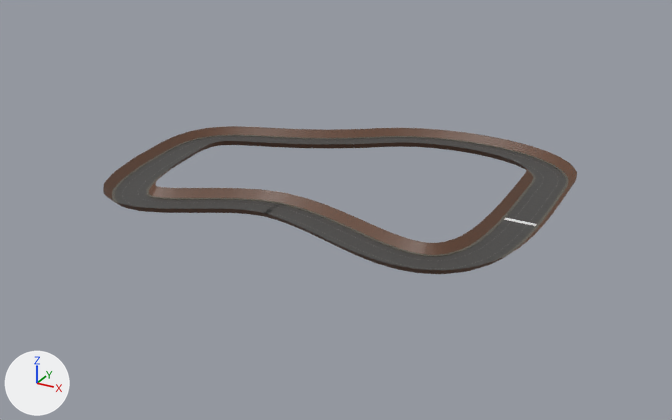
The FBX model Assets/race_track_1.fbx as it was, and as the next commit left it.
One viewpoint serves both versions: a 50 mm camera at (172.0, -303.0, 140.0) aimed at (5.0, 1.0, -12.0). Every picture has the same lights, and +X, +Y and +Z are marked at lower left. Objects named as collision shapes, trigger or cutter boxes, shadow casters or lower levels of detail are left out.

Script lines for the objects in view, before the commit:
```python
me_plane_003 = bpy.data.meshes.new('Plane.003')
me_plane_003.from_pydata(...)  # 2124 vertices, 1880 faces; spans x -81.0..92.0, y -63.0..76.0, z 0.0..3.0
# faces by material slot: [470, 940, 470]
me_plane_003.materials.append(mat_road)  # picture img_road_png
me_plane_003.materials.append(mat_cobblestone)  # picture img_cobblestone_png
me_plane_003.materials.append(mat_ground)  # picture img_ground_png
ob_road = bpy.data.objects.new('Road', me_plane_003)
ob_road.location = (0.0, 0.0, 0.0)
```
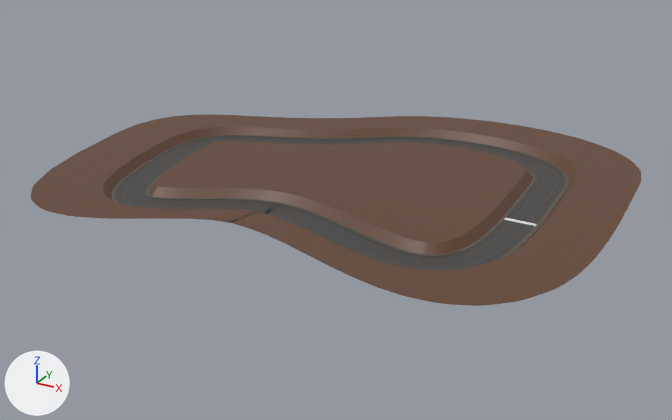
Pixel boxes (x1, y1, x2, y2) of what changed, in the pictures (672 x 420 px):
```json
{"object": "Land", "change": "added", "after": [31, 114, 641, 306], "on screen": "brown"}
{"object": "Land.001", "change": "added", "after": [156, 141, 526, 243], "on screen": "brown"}
```

The change, as JSON lines over the scene's bpy script:
```json
{"op": "add", "block": "me_plane_005", "code": ["me_plane_005 = bpy.data.meshes.new('Plane.005')", "me_plane_005.from_pydata(...)  # 472 vertices, 235 faces; spans x -107.0..115.0, y -81.0..97.0, z 3.0", "me_plane_005.materials.append(mat_ground)  # picture img_ground_png"]}
{"op": "add", "block": "me_plane_004_1", "code": ["me_plane_004_1 = bpy.data.meshes.new('Plane.004')", "me_plane_004_1.from_pydata(...)  # 3520 vertices, 3402 faces; spans x -61.1..72.2, y -42.8..55.6, z 3.2", "me_plane_004_1.materials.append(mat_ground)  # picture img_ground_png"]}
{"op": "add", "block": "ob_land", "code": ["ob_land = bpy.data.objects.new('Land', me_plane_005)", "ob_land.location = (0.0, 0.0, 0.0)"]}
{"op": "add", "block": "ob_land_001", "code": ["ob_land_001 = bpy.data.objects.new('Land.001', me_plane_004_1)", "ob_land_001.location = (0.0, 0.0, 0.0)"]}
```
